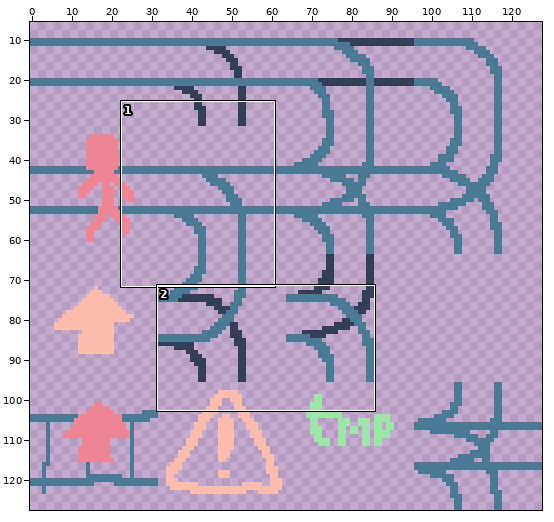
Pixel-art file -- assets/images/tilemap-smaller.aseprite. Above: a wide view before the commit, with the close-up outlined.
Close-up. Before:
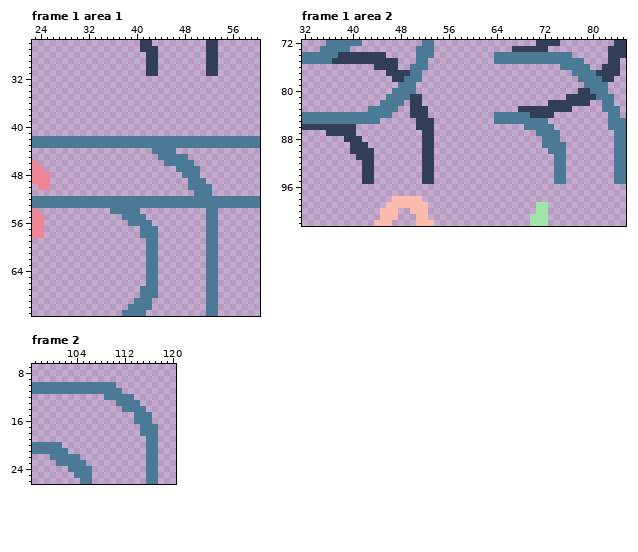
128x128 pixels, 2 frames. Shown: frame 1 area 1: x 23..60, y 26..71; frame 1 area 2: x 32..85, y 72..102; frame 2: x 97..120, y 7..26. The wide view leaves out empty margins. The commit also changed other frames or places, which this record leaves out.
And afterwards:
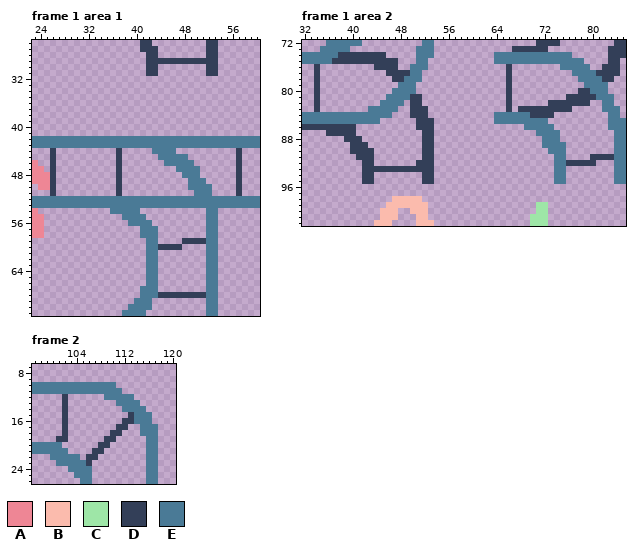
Palette (. is transparent): A #ee8695  B #fbbbad  C #9ee6a7  D #333f58  E #4a7a96
The edit:
layer "DisabledPathWood" now shown
layer "Back" now shown
Changed rows in their new state; - is an unchanged pixel.
Frame 1 area 1, layers "Back", "DisabledPathWood":
first column x 44:
29 DDDDDDDD
first column x 26:
44 D----------D-------------------D
45 D----------D-------------------D
46 D----------D-------------------D
47 D----------D-------------------D
48 D----------D-------------------D
49 D----------D-------------------D
50 D----------D-------------------D
51 D----------D-------------------D
first column x 44:
59 ----DDDD
60 DDDD----
first column x 44:
68 DDDDDDDD
Frame 1 area 2, layers "Back", "DisabledPathWood":
first column x 34:
 76 D-------------------------------D
 77 D-------------------------------D
 78 D-------------------------------D
 79 D-------------------------------D
 80 D-------------------------------D
 81 D-------------------------------D
 82 D-------------------------------D
 83 D-------------------------------D
first column x 44:
 91 ------------------------------------DDDD
 92 -------D------------------------DDDDD---
 93 DDDDDDDD--------------------------------
Frame 2, layer "Back":
first column x 101:
12 -D-----------
13 -D-----------
14 -D-----------
15 -D----------D
16 -D---------DD
17 -D--------DD-
18 -D-------DD--
19 DD------DD---
20 -------DD----
21 ------DD-----
22 -----DD------
23 -----D-------
